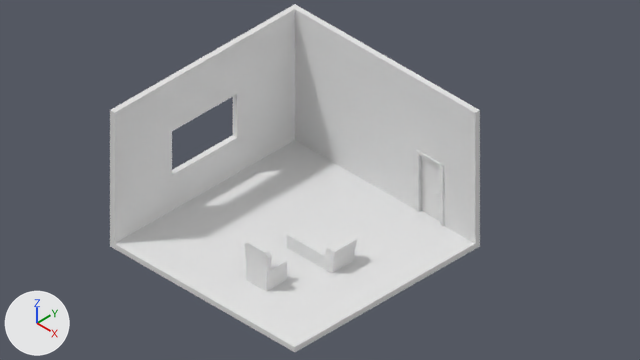
The Blender file Assets/_Game/Models/workfile.blend as it was, and as the next commit left it.
Both versions are drawn from the file's camera 'Camera'. Arrows for +X, +Y and +Z are at lower left; the lights stay in place.

The first picture shows 'Chair', 'Cube', 'Door', 'DoorFrame', 'FakeShadow', 'Room'.
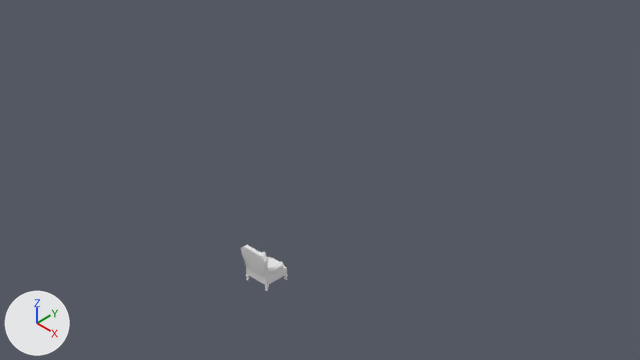
Boxes [x1, y1, x2, y2] around the edits, measured in the pictures (640 x 360 px):
'Room', hidden: before [110, 4, 480, 352]
'Cube', reshaped, moved, modifiers changed: before [287, 222, 357, 273]; after [246, 274, 288, 291]
'FakeShadow', hidden: before [196, 189, 260, 226]
'Chair', reshaped (7% wider, 19% shorter): before [244, 241, 287, 292]; after [241, 245, 287, 286]
'Door', hidden: before [421, 156, 440, 221]
'DoorFrame', hidden: before [416, 150, 444, 226]
part 1 of me_cube, built on: before [110, 141, 480, 352]

What changed in the scene script:
```text
Change me_cube:
    used by ob_room; location = (0.4, -1.51, 0.0)
    remove me_cube.from_pydata(...)  # 58 vertices, 51 faces; spans x -4.19..3.99, y -3.99..4.19, z -0.2..5.0
    add me_cube.from_pydata(...)  # 94 vertices, 82 faces; spans x -4.19..3.99, y -3.99..4.19, z 0.0..5.0
    me_cube part 1: 2 vertices moved from x -4.19, y -1.45..1.43, z -0.2 to x -4.19, y -1.45..1.43, z 0.16; 9 vertices removed from x -4.19..3.99, y -3.99..4.19, z -0.2..0.0; 45 vertices added at x -4.19..3.99, y -3.99..4.19, z 0.0..5.0
Change me_cube_001:
    used by ob_chair; location = (1.17, -3.53, 0.0)
    remove me_cube_001.from_pydata(...)  # 44 vertices, 42 faces; spans x -0.54..0.54, y -0.45..0.45, z 0.0..1.449
    add me_cube_001.from_pydata(...)  # 344 vertices, 332 faces; spans x -0.54..0.54, y -0.618..0.45, z 0.226..1.387
    me_cube_001 part 3: 36 vertices removed from x -0.54..0.54, y -0.45..0.45, z 0.0..1.449; 336 vertices added at x -0.54..0.54, y -0.618..0.45, z 0.226..1.387
Change me_cube_002:
    used by ob_cube; location = (1.94, -1.33, 0.0)
    remove me_cube_002.from_pydata(...)  # 16 vertices, 14 faces; spans x -1.59..0.54, y -0.5..0.5, z 0.0..0.87
    add me_cube_002.from_pydata(...)  # 44 vertices, 42 faces; spans x -0.47..-0.37, y 0.37..0.46, z -0.23..0.0
    me_cube_002 part 2: the whole mesh is rebuilt
Change ob_room:
    add ob_room.hide_set(True)
Change ob_doorframe:
    add ob_doorframe.hide_set(True)
Change ob_door:
    add ob_door.hide_set(True)
Change ob_handle_front:
    add ob_handle_front.hide_set(True)
Change ob_fakeshadow:
    add ob_fakeshadow.hide_set(True)
Change ob_cube:
    ob_cube.location: (1.94, -1.33, 0.0) -> (1.17, -3.53, 0.23)
    add _m = ob_cube.modifiers.new('Mirror', 'MIRROR')
    add _m.use_axis = (True, True, False)
```
